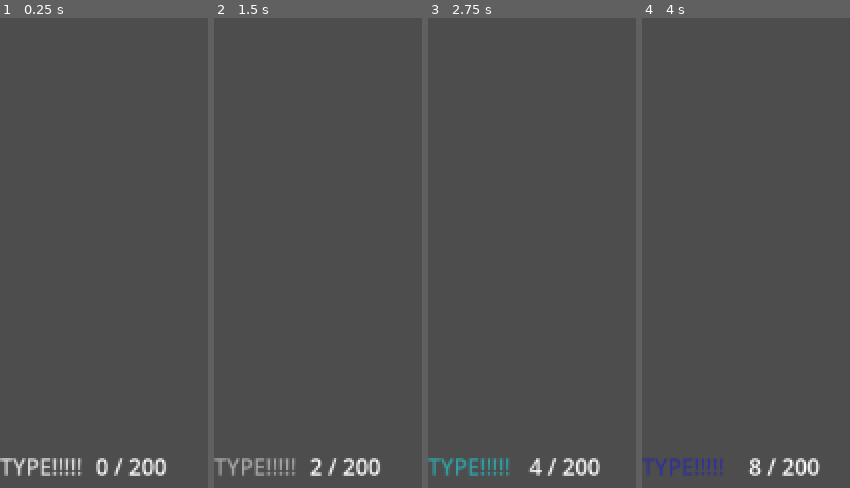
Above: before the commit, frames 1-4 (left to right).
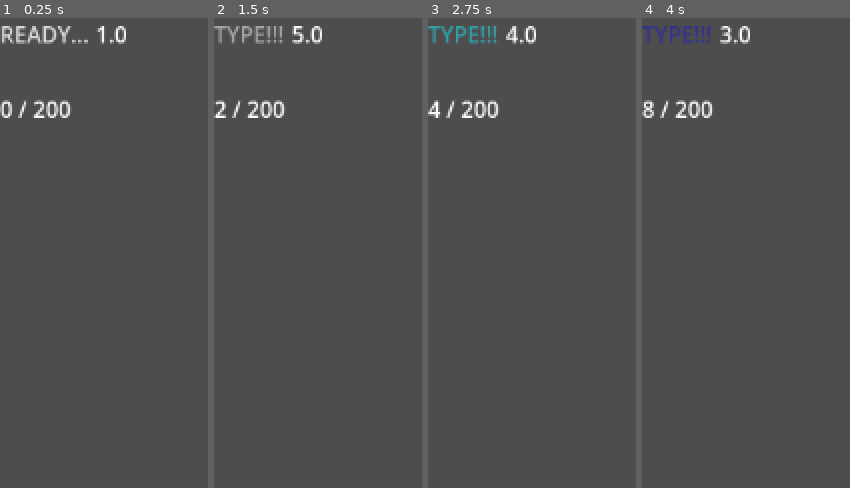
Above: after the commit, the same moments.

Repository: Morridev0/Prog_Anx
Game: Godot game, scene res://scenes/keep_typing_minigame.tscn
Same seed, same stepped clock (60 frames per second), same inputs: the game is played once before the commit and once after it. The project has no main scene, so this scene is started directly.
Inputs:
- Up to frame 1 (0.25 s): no input
- Up to frame 2 (1.5 s): tap Enter at 0.5 s
- Up to frame 3 (2.75 s): tap Space at 2 s
- Up to frame 4 (4 s): tap Enter at 2.75 s; tap Space at 3.5 s

The runs differ from the first frame. In frame 1, 3.1% of the frame differs, in the area x 0-80%, y 1-98%; in frame 2, 2.8%; in frame 3, 2.8%; in frame 4, 2.7%.

Commit message:
funcional, retomar cuando el flujo total funcione

Diff:
--- a/scenes/keep_typing_minigame.gd
+++ b/scenes/keep_typing_minigame.gd
@@ -10,35 +10,64 @@
 var input_count := 0
 var char_list: Array[String] = []
 
-@onready var input_line_label := $UI/HBC/Input_Line
+@onready var input_line_label := $UI/HBC/VBC/Input_Line
 var typed_text := ""
-@onready var order_label := $UI/HBC/Order_L
-@onready var counter_label := $UI/HBC/Count_L
-@onready var result_label := $UI/HBC/Result_L
+@onready var order_label := $UI/HBC/VBC/Order_L
+@onready var counter_label := $UI/HBC/VBC/Count_L
+@onready var result_label := $UI/HBC/VBC/Result_L
 @onready var game_timer := $Timer_L
 @onready var ready_timer:= $Ready_Timer
 
-
+@onready var game_timer_label := $UI/HBC/Game_Timer_Label
+@onready var ready_timer_label := $UI/HBC/Ready_Timer_Label
 # Called when the node enters the scene tree for the first time.
 func _ready() -> void:
 	result_label.visible = false
 	counter_label.text = "0 / %d" % input_goal
+	_color()
 
 	ready_timer.wait_time = ready_time
 	game_timer.wait_time = game_time
-	_color()
+
+	#Convertir a señales por Godot******
+	ready_timer.timeout.connect(Callable(self, "_on_grace_period_finished"))
+	game_timer.timeout.connect(Callable(self, "_on_game_finished"))
+
+	_start_grace_period()
 
 
 
 
 # Called every frame. 'delta' is the elapsed time since the previous frame.
 func _process(delta: float) -> void:
-	pass
+	if ready_timer.time_left > 0:
+		ready_timer_label.text = str(ceil(ready_timer.time_left))
+	elif game_timer.time_left > 0:
+		game_timer_label.text = str(ceil(game_timer.time_left))
 
 # Flujo de juego
 
 func _start_grace_period():
+	print("hola")
+	order_label.text = "READY..."
+	ready_timer_label.visible = true
+	game_timer_label.visible = false
+
+	# Resetear datos
+	input_count = 0
+	char_list.clear()
+	input_line_label.text = ""
+
+	ready_timer.start()
+
+
+func _on_grace_period_finished():
+
+	print("hola2")
 	order_label.text = "TYPE!!!"
+	ready_timer_label.visible = false
+	game_timer_label.visible = true
+
 	game_timer.start()
 
 func _on_game_finished():
@@ -76,13 +105,12 @@
 		char_list.pop_front()
 
 	if input_count % 2 == 0:
-
 		input_line_label.position += Vector2(randf_range(-5, 3), randf_range(-3, 5)) # Shake
 
 	input_line_label.text = "".join(char_list)  # Inputs
 
 
-func _color():
+func _color():  # Colorcito variante
 	var tween := create_tween()
 	tween.set_loops()
 	order_label.modulate = Color(1.0, 1.0, 1.0, 0.6)
--- a/scenes/keep_typing_minigame.tscn
+++ b/scenes/keep_typing_minigame.tscn
@@ -27,21 +27,36 @@
 [node name="HBC" type="HBoxContainer" parent="UI" unique_id=1254125767]
 layout_mode = 2
 
-[node name="Order_L" type="Label" parent="UI/HBC" unique_id=297068005]
+[node name="VBC" type="VBoxContainer" parent="UI/HBC" unique_id=685566755]
+layout_mode = 2
+
+[node name="Order_L" type="Label" parent="UI/HBC/VBC" unique_id=297068005]
 layout_mode = 2
 text = "TYPE!!!!!"
 
-[node name="Input_Line" type="Label" parent="UI/HBC" unique_id=979787633]
+[node name="Input_Line" type="Label" parent="UI/HBC/VBC" unique_id=979787633]
 layout_mode = 2
 
-[node name="Count_L" type="Label" parent="UI/HBC" unique_id=886955870]
+[node name="Count_L" type="Label" parent="UI/HBC/VBC" unique_id=886955870]
 layout_mode = 2
-text = "Timer: 0"
+text = "0"
 
-[node name="Result_L" type="Label" parent="UI/HBC" unique_id=2081811101]
+[node name="Result_L" type="Label" parent="UI/HBC/VBC" unique_id=2081811101]
 layout_mode = 2
-text = "Timer: 0"
+text = "0"
+
+[node name="Ready_Timer_Label" type="Label" parent="UI/HBC" unique_id=793052201]
+layout_mode = 2
+size_flags_vertical = 0
+text = "0"
+
+[node name="Game_Timer_Label" type="Label" parent="UI/HBC" unique_id=662890169]
+layout_mode = 2
+size_flags_vertical = 0
+text = "0"
 
 [node name="Timer_L" type="Timer" parent="." unique_id=1929578172]
+one_shot = true
 
 [node name="Ready_Timer" type="Timer" parent="." unique_id=899257192]
+one_shot = true
